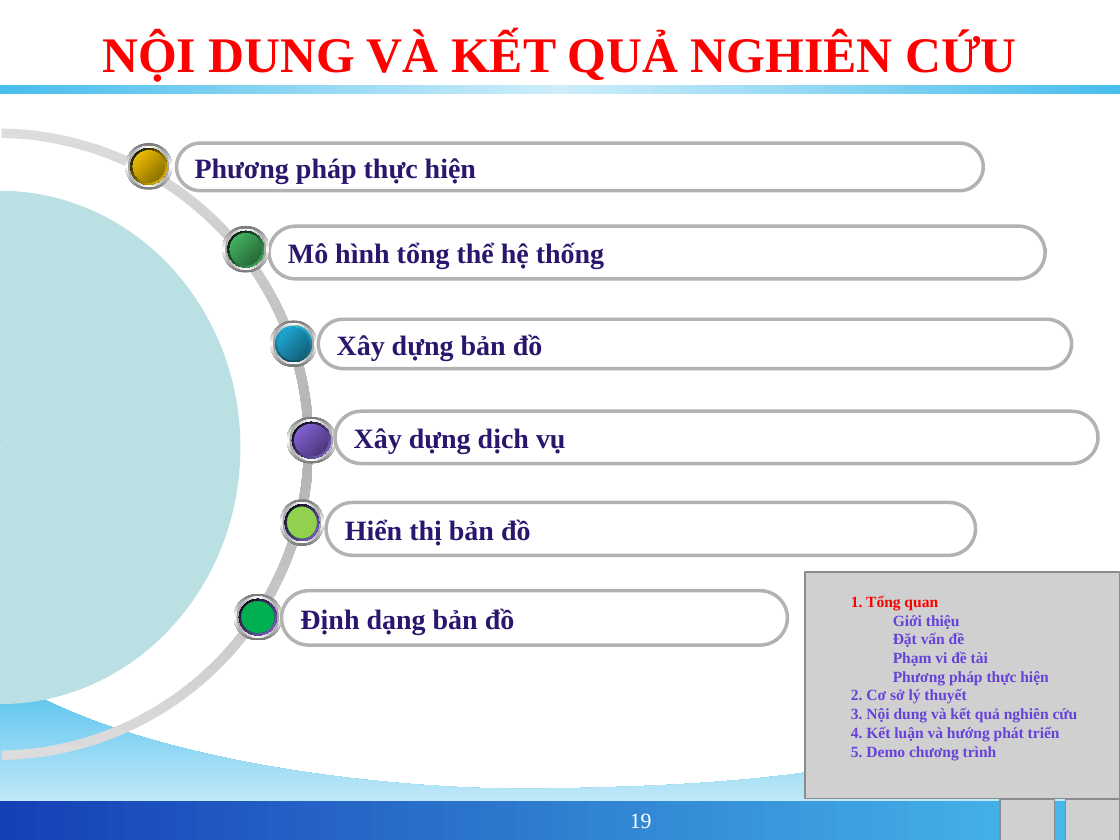
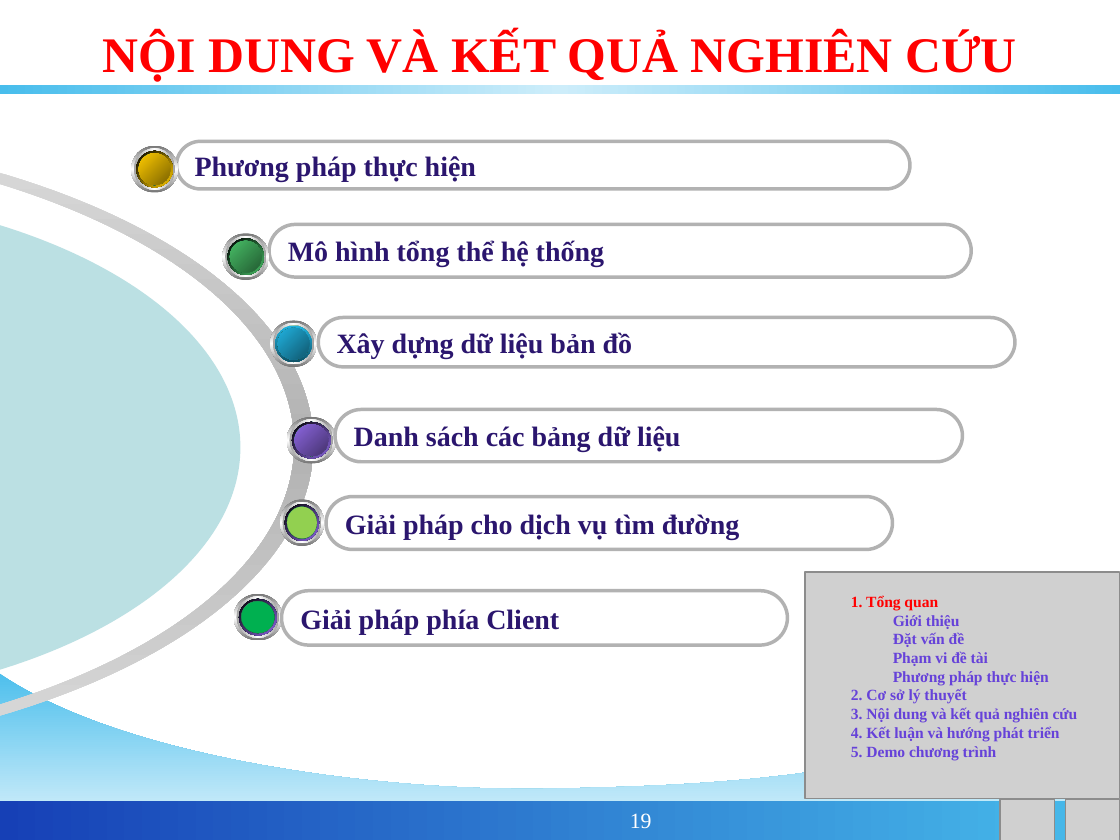
Before and after one commit to phamngsinh/cantho-webgis, a slide deck: slide 19 of Document/Bao Cao/BaoCaoLuanVan.ppt. Drawn at 1120x840 pixels with LibreOffice and Linux fonts; fonts in the diff are those of the drawing; grey boxes stand for pictures; background and template pictures are left out. Boxes give left, top, right and bottom in pixels: in the first picture for what was removed or moved away, otherwise in the second. Text is boxed around its words. In the diff, an @@ line names an element or a change of style, - is before the commit and + after.

```diff
--- a/Document/Bao Cao/BaoCaoLuanVan.ppt
+++ b/Document/Bao Cao/BaoCaoLuanVan.ppt
@@ freeform shape at (0,128,313,760): outline redrawn @@
@@ rounded rectangle "Phương pháp thực hiện": place and size @@
-rounded rectangle "Phương pháp thực hiện" at (177,143,983,192)
+rounded rectangle "Phương pháp thực hiện" at (177,141,911,189)
@@ 6 ellipses: place and size @@
-6 ellipses at (125,143,172,190)
+6 ellipses at (131,146,178,193)
@@ freeform shape at (0,192,241,704): outline redrawn @@
@@ ellipse: place and size @@
-ellipse at (223,226,270,273)
+ellipse at (223,233,270,280)
@@ rounded rectangle "Mô hình tổng thể hệ ...": place and size @@
-rounded rectangle "Mô hình tổng thể hệ ..." at (269,226,1045,279)
+rounded rectangle "Mô hình tổng thể hệ ..." at (269,224,971,277)
@@ 5 ellipses: place and size @@
-5 ellipses at (225,228,267,270)
+5 ellipses at (225,236,267,278)
@@ rounded rectangle "Xây dựng dữ liệu bản ...": place and size @@
-rounded rectangle "Xây dựng dữ liệu bản ..." at (318,319,1072,368)
+rounded rectangle "Xây dựng dữ liệu bản ..." at (318,318,1015,367)
@@ text in rounded rectangle at (337,332,633,358): text changed @@
-Xây dựng bản đồ
+Xây dựng dữ liệu bản đồ
@@ rounded rectangle "Danh sách các bảng dữ ...": place and size @@
-rounded rectangle "Danh sách các bảng dữ ..." at (335,411,1098,464)
+rounded rectangle "Danh sách các bảng dữ ..." at (335,410,962,463)
@@ text in rounded rectangle at (354,426,681,452): text changed @@
-Xây dựng dịch vụ
+Danh sách các bảng dữ liệu
@@ rounded rectangle "Giải pháp cho dịch vụ ...": place and size @@
-rounded rectangle "Giải pháp cho dịch vụ ..." at (326,503,976,556)
+rounded rectangle "Giải pháp cho dịch vụ ..." at (326,496,893,549)
@@ text in rounded rectangle at (345,514,739,539): text changed @@
-Hiển thị bản đồ
+Giải pháp cho dịch vụ tìm đường
@@ text in rounded rectangle at (300,609,559,634): text changed @@
-Định dạng bản đồ
+Giải pháp phía Client
```
Also in this commit, not shown: 10 other slides changed, 2 slides added, 2 slides removed.
